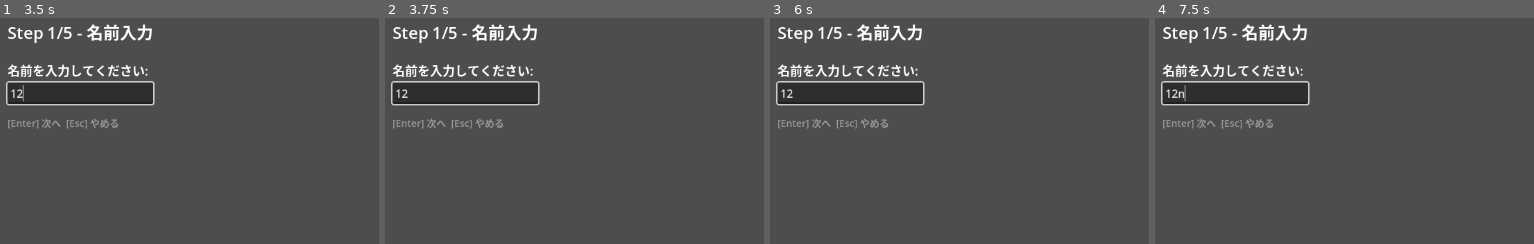
Above: before the commit, frames 1-4 (left to right).
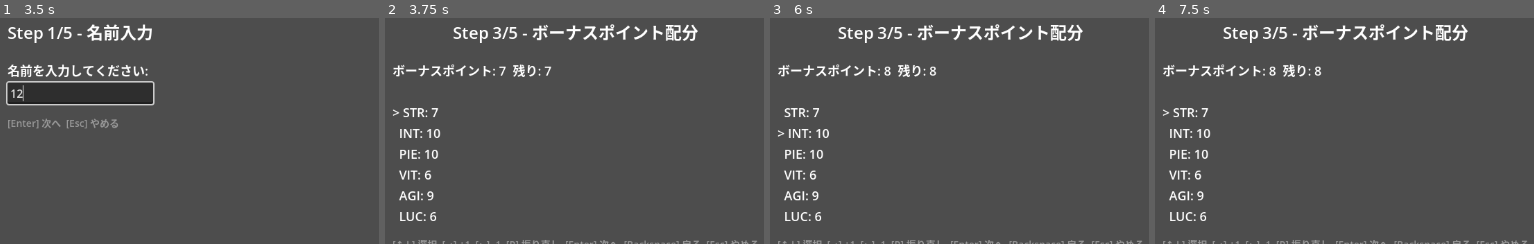
Above: after the commit, the same moments.

Repository: endo5501/DungeonMirundal2
Game: Godot game, scene res://src/main.tscn
Same seed, same stepped clock (60 frames per second), same inputs: the game is played once before the commit and once after it.
Inputs (mouse positions are in pixels of both pictures, inside the frame that each line leads up to):
- Up to frame 1 (3.5 s): tap Enter (ui_accept) at 0.5, 2 s; move the mouse to (outside the picture) at 0.52 s; hold Right (ui_right) 0.53-1.25 s; hold Enter (ui_accept) 0.53-1.25 s; click (outside the picture) at 0.67 s; drag from (outside the picture) to (outside the picture) at 1.27 s; move the mouse to (outside the picture) at 2.02 s; hold Right (ui_right) 2.03-2.75 s; hold Enter (ui_accept) 2.03-2.75 s; tap Alt at 2.1 s; click (79, 92) at 2.77 s; type "12" at 2.85 s
- Up to frame 2 (3.75 s): tap Enter (ui_accept) at 3.5 s; drag from (outside the picture) to (outside the picture) at 3.52 s
- Up to frame 3 (6 s): tap Enter (ui_accept) at 4.25 s; move the mouse to (1016, 85) at 4.27 s; hold Left (ui_left) 4.28-5 s; hold Enter (ui_accept) 4.28-5 s; tap Keypad Enter at 4.35 s; drag from (outside the picture) to (outside the picture) at 5.02 s; move the mouse to (819, 20) at 5.77 s; hold Down (ui_down) from 5.78 s (still down); hold Enter (ui_accept) from 5.78 s (still down); tap R at 5.85 s; click (819, 20) at 5.92 s
- Up to frame 4 (7.5 s): release Down (ui_down) at 6.5 s; release Enter (ui_accept) at 6.5 s; drag from (outside the picture) to (outside the picture) at 6.52 s; move the mouse to (outside the picture) at 7.27 s; hold Up (ui_up) from 7.28 s (still down); hold Enter (ui_accept) from 7.28 s (still down); tap N at 7.35 s

Frame 1 is identical in both runs. In frame 2, 10% of the frame differs, in the area x 1-99%, y 2-100%; in frame 3, 10%; in frame 4, 10%.

Commit message:
fix: connect text_submitted signal so Enter advances from name input
LineEdit consumes ui_accept internally, preventing _unhandled_input
from receiving the event. Connect text_submitted to handle Enter
while LineEdit has focus, and remove the unreachable branch from
_input_step1.

Co-Authored-By: Claude Opus 4.6 (1M context) <noreply@anthropic.com>

Diff:
--- a/src/guild_scene/character_creation.gd
+++ b/src/guild_scene/character_creation.gd
@@ -77,6 +77,7 @@
 	_name_edit.text = _name_input
 	_name_edit.custom_minimum_size.x = 200
 	_name_edit.text_changed.connect(func(t: String): set_name_input(t))
+	_name_edit.text_submitted.connect(_on_name_submitted)
 	_content.add_child(_name_edit)
 	_name_edit.grab_focus()
 	_add_nav_hint("[Enter] 次へ  [Esc] やめる")
@@ -181,12 +182,6 @@
 	if event.is_action_pressed("ui_accept") and _name_edit and not _name_edit.has_focus():
 		_name_edit.grab_focus()
 		get_viewport().set_input_as_handled()
-	elif event.is_action_pressed("ui_accept") and _name_edit and _name_edit.has_focus():
-		_name_input = _name_edit.text
-		advance()
-		if current_step == 2:
-			_build_step_ui()
-		get_viewport().set_input_as_handled()
 	elif event.is_action_pressed("ui_cancel"):
 		cancel()
 		get_viewport().set_input_as_handled()
@@ -299,6 +294,12 @@
 
 func _is_back_pressed(event: InputEvent) -> bool:
 	return event is InputEventKey and event.pressed and event.keycode == KEY_BACKSPACE
+
+func _on_name_submitted(_text: String) -> void:
+	_name_input = _name_edit.text
+	advance()
+	if current_step == 2:
+		_build_step_ui()
 
 func set_name_input(value: String) -> void:
 	_name_input = value
